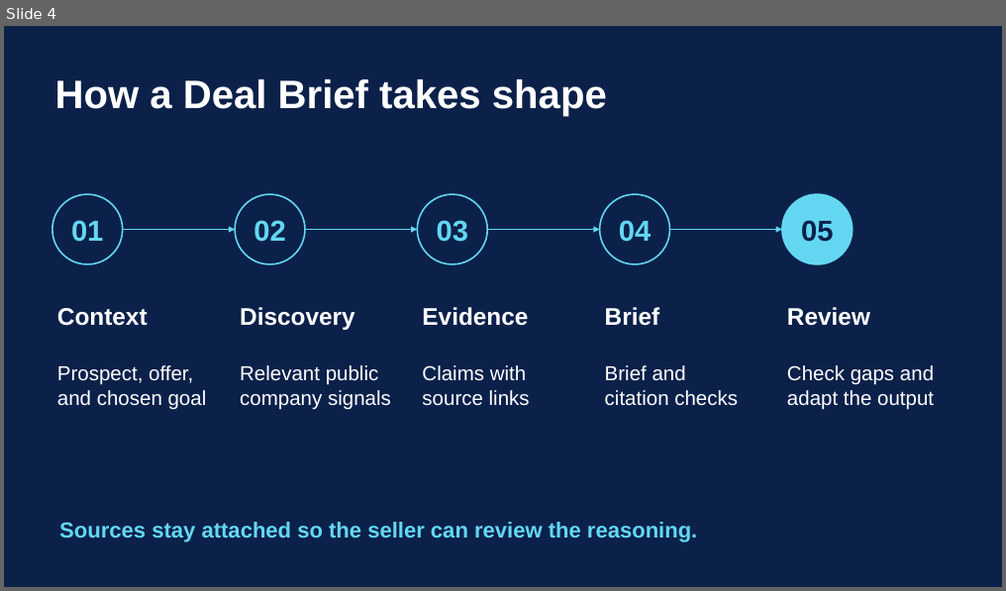
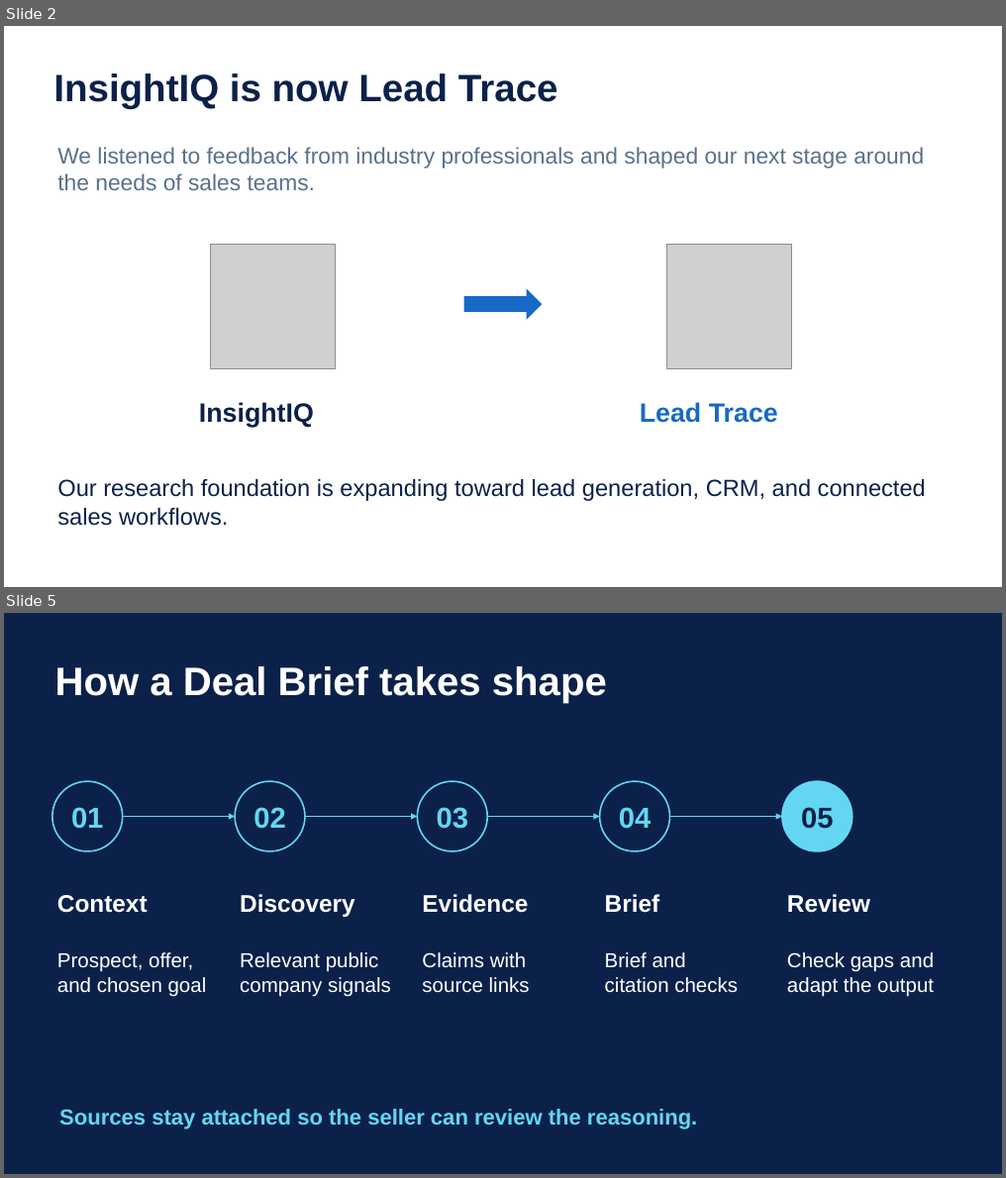
Before and after one commit to afnanahmadtariq/lead-trace, a slide deck: presentation/Lead-Trace-pitch-enhanced.pptx. Shown one above the other, each under a label of ours: slide 4 before the commit, slides 2 and 5 after it; the slides between them are not shown. The pictures are 1006x591 and 1006x1178 pixels, drawn with LibreOffice and Linux fonts; fonts in the diff are those of the drawing; grey boxes stand for pictures. Boxes give left, top, right and bottom in pixels: in the first picture for what was removed or moved away, otherwise in the second. Text is boxed around its words. In the diff, an @@ line names an element or a change of style, - is before the commit and + after.

```diff
--- a/presentation/Lead-Trace-pitch-enhanced.pptx
+++ b/presentation/Lead-Trace-pitch-enhanced.pptx
@@ slide 2 added at [4, 26, 1002, 587], background #FFFFFF @@
@@ text added at [54, 74, 558, 108], 36.8 pt, text #0B214A, bold @@
+InsightIQ is now Lead Trace
@@ text added at [57, 147, 924, 190], 21.8 pt, text #58718B @@
+We listened to feedback from industry professionals and shaped our next stage around the needs of sales teams.
@@ picture added at [211, 245, 336, 370] @@
@@ picture added at [666, 245, 792, 370] @@
@@ right arrow added at [464, 288, 543, 320], fill #1868C8 @@
@@ text added at [199, 402, 314, 427], 25.5 pt, text #0B214A, bold @@
+InsightIQ
@@ text added at [640, 402, 778, 423], 25.5 pt, text #1868C8, bold @@
+Lead Trace
@@ text added at [57, 479, 926, 526], 22.5 pt, text #0B214A @@
+Our research foundation is expanding toward lead generation, CRM, and connected sales workflows.
@@ what was slide 4 is now slide 5 @@
```
Also in this commit, not shown: 6 slides changed, 2 other slides added, 1 slide removed, 30 other files.
